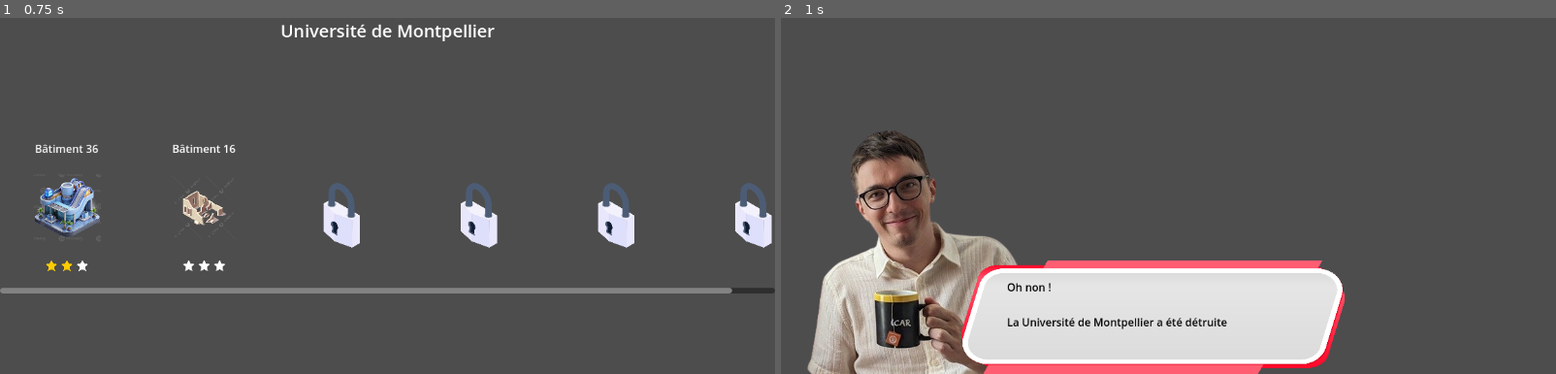
Above: before the commit, frames 1-2 (left to right).
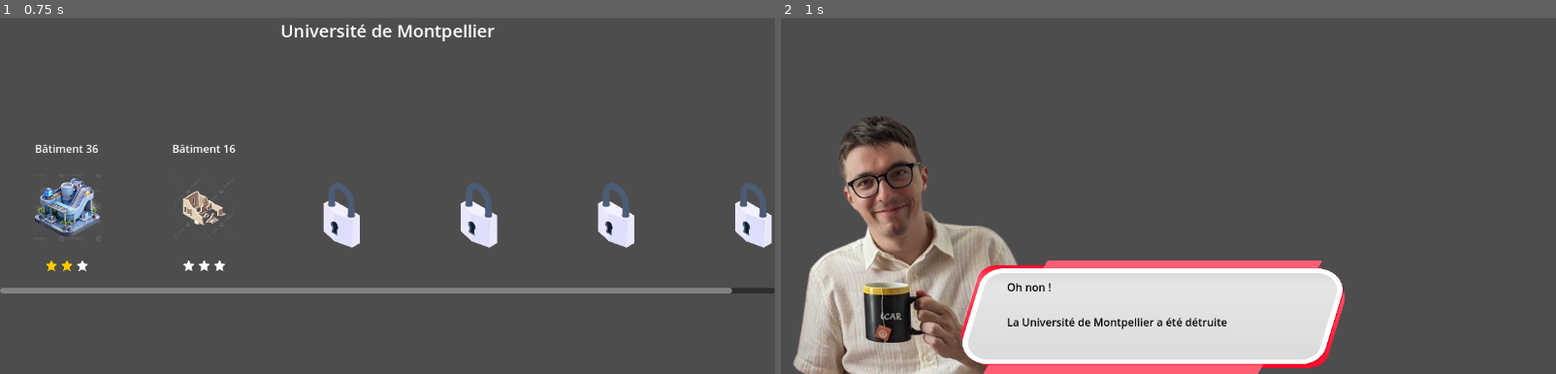
Above: after the commit, the same moments.

Repository: Crhonopost/Projet-jeu-serieux
Game: Godot game, scene res://scenes/UI/world/world.tscn
Same seed, same stepped clock (60 frames per second), same inputs: the game is played once before the commit and once after it.
Inputs (mouse positions are in pixels of both pictures, inside the frame that each line leads up to):
- Up to frame 1 (0.75 s): tap Enter at 0.5 s; move the mouse to (558, 135) at 0.52 s; click (558, 135) at 0.67 s
- Up to frame 2 (1 s): no input

Frame 1 is identical in both runs. In frame 2, 8.0% of the frame differs, in the area x 1-31%, y 27-100%.
Error before the commit: Out of bounds get index '0' (on base: 'Array') (res://scenes/level/load_story.gd:20)
Error after the commit: Out of bounds get index '0' (on base: 'Array') (res://scenes/level/load_story.gd:21)

Commit message:
Allow multiple characters on level load

Diff:
--- a/ebucilper/levels/bat16/texts.json
+++ b/ebucilper/levels/bat16/texts.json
@@ -1,4 +1,4 @@
 [
-	"Hola",
-	"Adiós"
+	"Hola|lutz_happy.png",
+	"Adiós|asd.webp"
 ]
--- a/ebucilper/scenes/level/level_introduction.tscn
+++ b/ebucilper/scenes/level/level_introduction.tscn
@@ -3,7 +3,7 @@
 [ext_resource type="Script" uid="uid://chd0ikkfqbyqk" path="res://scenes/level/load_story.gd" id="1_hmpfh"]
 [ext_resource type="Texture2D" uid="uid://65iu3hsrri36" path="res://levels/bat16/background.png" id="2_50vrq"]
 [ext_resource type="Texture2D" uid="uid://cha53wh6hho3e" path="res://Assets/Images/banner.png" id="3_50vrq"]
-[ext_resource type="Texture2D" uid="uid://on53etfxd4ck" path="res://Assets/Images/nicolas_lutz.png" id="3_vx6h1"]
+[ext_resource type="Texture2D" uid="uid://on53etfxd4ck" path="res://Assets/Images/characters/lutz_happy.png" id="3_vx6h1"]
 
 [sub_resource type="LabelSettings" id="LabelSettings_50vrq"]
 shadow_size = 0
@@ -18,15 +18,23 @@
 script = ExtResource("1_hmpfh")
 
 [node name="Background" type="TextureRect" parent="."]
-layout_mode = 0
-offset_right = 1420.0
-offset_bottom = 692.0
+layout_mode = 1
+anchors_preset = 15
+anchor_right = 1.0
+anchor_bottom = 1.0
+grow_horizontal = 2
+grow_vertical = 2
 texture = ExtResource("2_50vrq")
-expand_mode = 1
-stretch_mode = 4
+expand_mode = 5
 
-[node name="NicolasLutz" type="Sprite2D" parent="."]
-position = Vector2(206, 470)
+[node name="Character" type="TextureRect" parent="."]
+layout_mode = 1
+anchors_preset = 2
+anchor_top = 1.0
+anchor_bottom = 1.0
+offset_top = -384.0
+offset_right = 386.0
+grow_vertical = 0
 texture = ExtResource("3_vx6h1")
 
 [node name="Banner" type="TextureRect" parent="."]
--- a/ebucilper/scenes/level/load_story.gd
+++ b/ebucilper/scenes/level/load_story.gd
@@ -17,7 +17,10 @@
 	else:
 		push_error("Error: el JSON no contiene un arreglo de strings")
 
-	$Banner/Label.text = texts[current_text]
+
+	var levelData = texts[current_text].split("|")
+	$Banner/Label.text = levelData[0]
+	$Character.texture = load("res://Assets/Images/characters/" + levelData[1])
 	await get_tree().create_timer(3).timeout
 
 	if texts.size() == 1 :
@@ -32,7 +35,11 @@
 	else:
 		$Button.visible = false
 		current_text += 1
-		$Banner/Label.text = texts[current_text]
+
+		var levelData = texts[current_text].split("|")
+		$Banner/Label.text = levelData[0]
+		$Character.texture = load("res://Assets/Images/characters/" + levelData[1])
+
 		await get_tree().create_timer(3).timeout
 		if current_text == texts.size() - 1 :
 			$Button.text = "Start"
Not shown, added: ebucilper/Assets/Images/background.png.import
Renamed: ebucilper/Assets/Images/nicolas_lutz.png -> ebucilper/Assets/Images/characters/lutz_happy.png
Not shown, added: ebucilper/Assets/Images/characters/lutz_happy.png.import
Not shown, removed: ebucilper/Assets/Images/nicolas_lutz.png.import
Not shown, changed: ebucilper/levels/bat36/background.png.import
Not shown, removed: ebucilper/scenes/coding/AllSkyFree_Sky_ColdSunset_Equirect.png.import
Not shown, removed: ebucilper/scenes/coding/AllSkyFree_Sky_DeepDusk_Equirect.png.import
Not shown, removed: ebucilper/scenes/coding/AllSkyFree_Sky_EpicBlueSunset_Equirect.png.import
Not shown, removed: ebucilper/scenes/coding/AllSkyFree_Sky_EpicGloriousPink_Equirect.png.import
Not shown: 1 places in ebucilper/scenes/grid/ViewScene.tscn that only renumber resources
Not shown, added: ebucilper/Assets/Images/background.png
Not shown, changed: ebucilper/levels/bat36/background.png
(and 4 more such lines)
